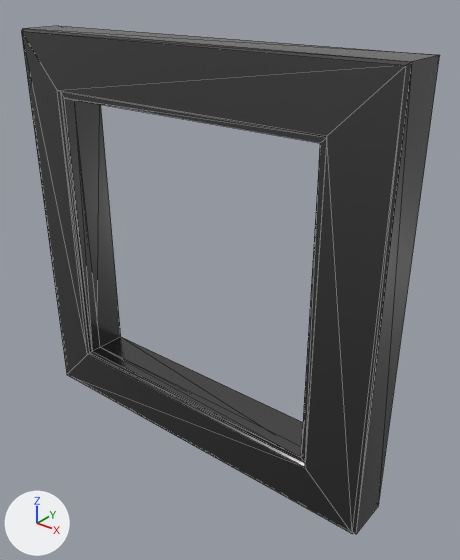
The glTF model assets/frame1.gltf as it was, and as the next commit left it.
One viewpoint serves both versions: a camera (50 mm lens) standing at (1.311, -1.43, 0.887) and looking at (0.106, 0.078, -0.048). The axes (+X, +Y, +Z) are drawn at lower left. The lights are the same throughout. The first picture is the older version. Mesh edges are drawn as thin lines. Where no turn or scale is listed for an object, it has been applied to the vertices. Vertices at exactly the same position are counted once.

In view in the first picture: 'modernframe'.
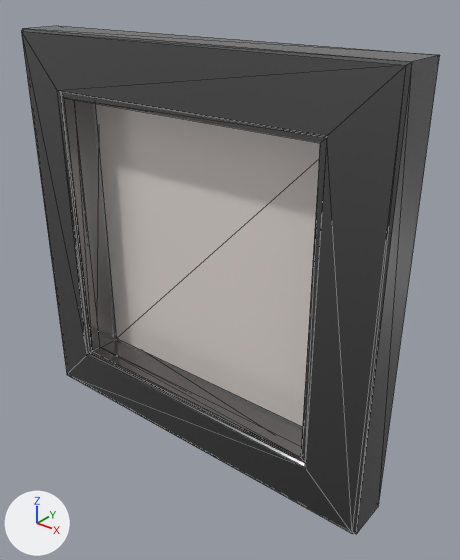
The newer file is also rescaled (x1.382), turned or shifted as a whole; pictures and numbers use the older file's frame.

Changed parts and their boxes [x1, y1, x2, y2] in the pictures (460 x 560 px):
part 1 of me_plane_002, added: after [96, 104, 320, 427]
part 2 of me_plane_002, edited (looks the same): [21, 26, 440, 534] in both

What the commit changed:
Material 'BrushedSteel' (mat_brushedsteel) is new.
Its base color is (0.204, 0.204, 0.204) (grey #7d7d7d).
Its metallic is 1.0.
Its roughness is 0.2.
Material 'Cork' (mat_cork) is new.
Its base color is (1.0, 0.922, 0.879) (white #fff6f1).
Its metallic is 0.305.
Its roughness is 0.2.
me_plane_002 is used by ob_modernframe.
Verts and faces of me_plane_002; kept vertices keep their numbers, new ones are numbered from 40.
me_plane_002 had 40 vertices, 80 faces and spanned x -0.709..0.709, y -0.066..0.111, z -0.709..0.709.
me_plane_002 now has 44 vertices, 82 faces and spans x -0.709..0.709, y -0.066..0.111, z -0.709..0.709.
Part 1, on me_plane_002:
New vertex 40 is at (-0.509, 0.081, -0.509), pixel (116, 338).
New vertex 41 is at (0.509, 0.081, -0.509).
New vertex 42 is at (-0.509, 0.081, 0.509).
New vertex 43 is at (0.509, 0.081, 0.509).
New faces: (40, 41, 43), (40, 43, 42) (mat_cork (white #fff6f1)).
me_plane_002 part 2: 80 faces spanning x -0.709..0.709, y -0.066..0.111, z -0.709..0.709 switch from mat_brushedsteel_001 (dark grey #6a6a6a) to mat_brushedsteel (grey #7d7d7d).
me_plane_002 gains material mat_cork (white #fff6f1).
